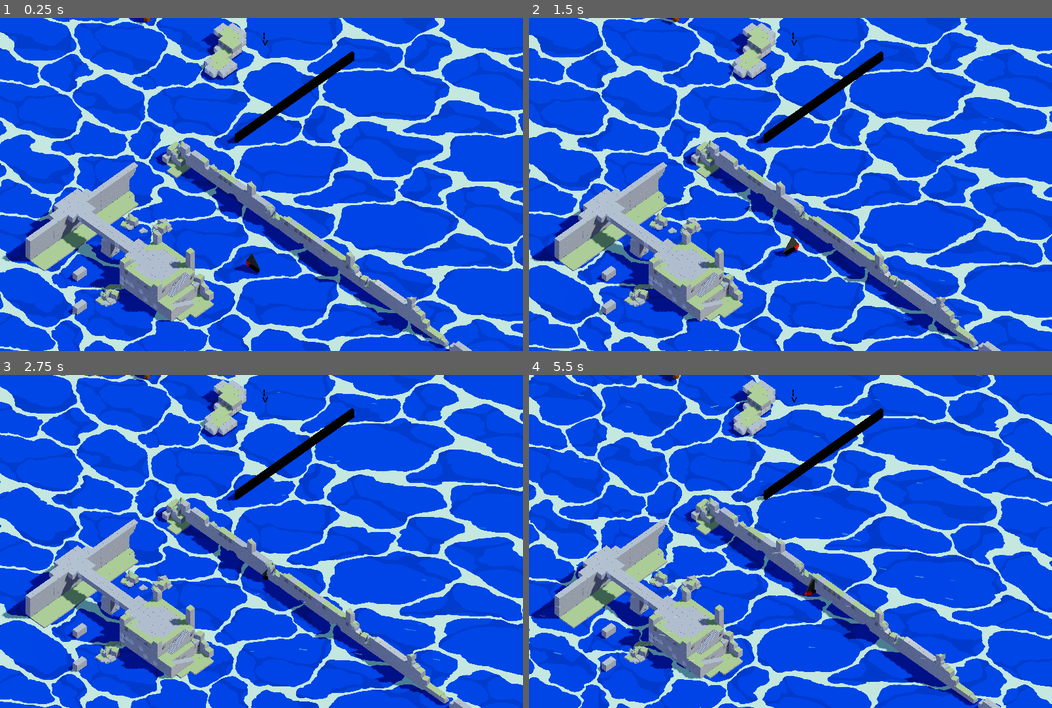
Above: before the commit, frames 1-4 (two rows, left to right).
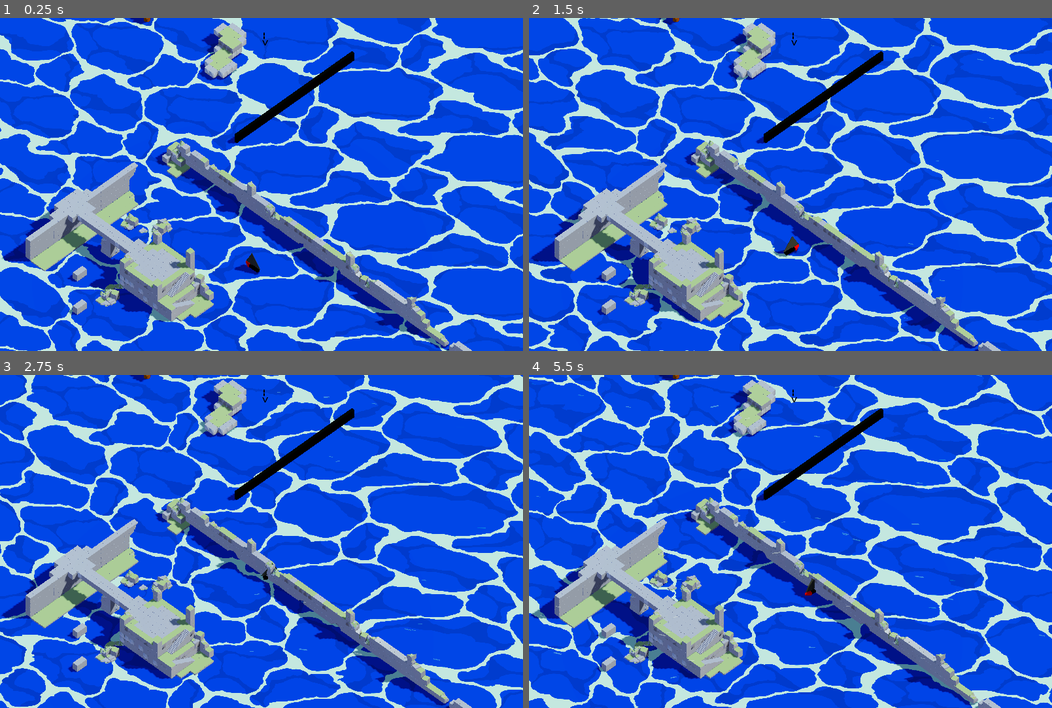
Above: after the commit, the same moments.

Repository: Blubtastic/sailing_simulator
Game: Godot game, scene res://Main.tscn
Same seed, same stepped clock (60 frames per second), same inputs: the game is played once before the commit and once after it.
Inputs:
- Up to frame 1 (0.25 s): no input
- Up to frame 2 (1.5 s): hold Right (ui_right) 0.53-1.28 s; hold Left (ui_left) from 1.28 s (still down)
- Up to frame 3 (2.75 s): release Left (ui_left) at 2.03 s; hold Right (ui_right) from 2.03 s (still down)
- Up to frame 4 (5.5 s): release Right (ui_right) at 3.53 s; hold Left (ui_left) from 3.53 s (still down)

The runs differ from the first frame. In frame 1, 19% of the frame differs, in the area x 0-100%, y 0-100%; in frame 2, 39%; in frame 3, 40%; in frame 4, 43%.

Commit message:
feat: wave horizontal movement

Diff:
--- a/Main.tscn
+++ b/Main.tscn
@@ -131,9 +131,17 @@
 [node name="WorldEnvironment2" type="WorldEnvironment" parent="."]
 environment = SubResource("Environment_cm0pq")
 
-[node name="Camera3D" type="Camera3D" parent="."]
-transform = Transform3D(1, 0, 0, 0, -4.37114e-08, 1, 0, -1, -4.37114e-08, 93.2267, 100, -37.2878)
-visible = false
+[node name="Sun" type="DirectionalLight3D" parent="."]
+transform = Transform3D(0.421907, -0.762049, 0.491198, 0.296868, 0.628029, 0.719339, -0.856658, -0.157674, 0.491198, 0, 30.8504, 0)
+light_color = Color(1, 1, 0.784314, 1)
+light_energy = 0.2
+shadow_enabled = true
+
+[node name="WindParticles" parent="." instance=ExtResource("4_cm0pq")]
+transform = Transform3D(-0.707107, 0, 0.707107, 0, 1, 0, -0.707107, 0, -0.707107, 108.808, 10, 55.2814)
+
+[node name="Ocean" parent="." instance=ExtResource("2_c3qin")]
+transform = Transform3D(1, 0, 0, 0, 1, 0, 0, 0, 1, 94.18, -0.5, 0)
 
 [node name="TunicGround" type="GridMap" parent="."]
 transform = Transform3D(1, 0, 0, 0, 1, 0, 0, 0, 1, 14, 0, 12)
@@ -211,9 +219,6 @@
 theme_override_font_sizes/font_size = 48
 text = "-->"
 
-[node name="Ocean" parent="." instance=ExtResource("2_c3qin")]
-transform = Transform3D(1, 0, 0, 0, 1, 0, 0, 0, 1, 94.18, -0.5, 0)
-
 [node name="Wall" type="Node3D" parent="."]
 transform = Transform3D(1, 0, 0, 0, 1, 0, 0, 0, 1, 54.552, 0, 28.5215)
 visible = false
@@ -268,16 +273,11 @@
 transform = Transform3D(1, 0, 0, 0, 1, 0, 0, 0, 1, -8.57523, 0.176058, -3.66106)
 mesh = SubResource("CylinderMesh_iftn8")
 
-[node name="Sun" type="DirectionalLight3D" parent="."]
-transform = Transform3D(0.421907, -0.762049, 0.491198, 0.296868, 0.628029, 0.71934, -0.856658, -0.157674, 0.491198, 0, 30.8504, 0)
-light_color = Color(1, 1, 0.784314, 1)
-light_energy = 0.2
-shadow_enabled = true
-
 [node name="OldGround" type="MeshInstance3D" parent="."]
 transform = Transform3D(1000, 0, 0, 0, 1000, 0, 0, 0, 1000, 0, 0, 0)
 visible = false
 mesh = SubResource("PlaneMesh_50dx0")
 
-[node name="WindParticles" parent="." instance=ExtResource("4_cm0pq")]
-transform = Transform3D(-0.707107, 0, 0.707107, 0, 1, 0, -0.707107, 0, -0.707107, 108.808, 10, 55.2814)
+[node name="OldCamera3D" type="Camera3D" parent="."]
+transform = Transform3D(1, 0, 0, 0, -4.37114e-08, 1, 0, -1, -4.37114e-08, 93.2267, 100, -37.2878)
+visible = false
--- a/Ocean.tscn
+++ b/Ocean.tscn
@@ -13,6 +13,7 @@
 shader_parameter/height = 2.0
 shader_parameter/wave_size = Vector2(2, 2)
 shader_parameter/wave_speed = 1.5
+shader_parameter/wave_movement = 0.1
 
 [sub_resource type="PlaneMesh" id="PlaneMesh_1nxu7"]
 material = SubResource("ShaderMaterial_o8cs1")
@@ -22,3 +23,4 @@
 
 [node name="MeshInstance3D" type="MeshInstance3D" parent="."]
 mesh = SubResource("PlaneMesh_1nxu7")
+metadata/_edit_group_ = true
--- a/ocean.gdshader
+++ b/ocean.gdshader
@@ -13,6 +13,7 @@
 uniform float height = 2.0;
 uniform vec2 wave_size = vec2(2.0, 2.0);
 uniform float wave_speed = 1.5;
+uniform float wave_movement = 0.05;
 
 const float M_2PI = 6.283185307;
 const float M_6PI = 18.84955592;
@@ -169,9 +170,9 @@
     	sin(d1) * 0.15 + sin(d2) * 0.05,
     	cos(d1) * 0.15 + cos(d2) * 0.05
     );
-
-    vec3 ret = mix(WATER_COL.rgb, WATER2_COL.rgb, waterlayer(uv + dist.xy));
-    ret = mix(ret, FOAM_COL.rgb, waterlayer(vec2(1.0) - uv - dist.yx));
+	float xSpeed = TIME * wave_movement;
+    vec3 ret = mix(WATER_COL.rgb, WATER2_COL.rgb, waterlayer(uv + dist.xy + xSpeed));
+    ret = mix(ret, FOAM_COL.rgb, waterlayer(vec2(1.0) - uv - dist.yx - xSpeed));
     return ret;
 }
 
@@ -194,5 +195,5 @@
 {
 	vec2 uv = UV;
 
-    ALBEDO = vec3(water(uv * tile, vec3(0,1,0), TIME * distortion_speed));
+	ALBEDO = vec3(water(uv * tile, vec3(0,1,0), TIME * distortion_speed));
 }
